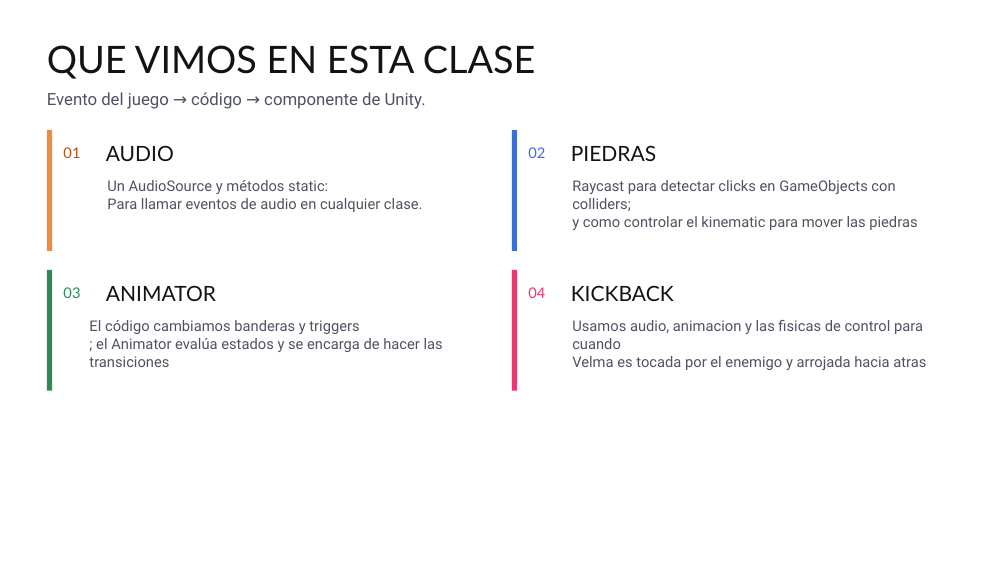
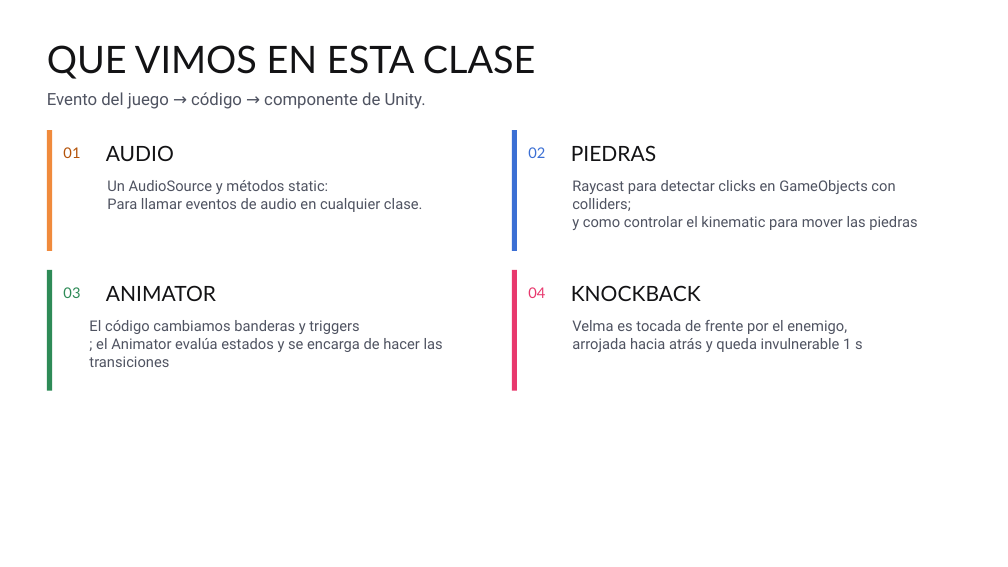
Before and after one commit to abala-tec/TC2005B, a slide deck: slide 25 of T8/T8.8.3-misc/T8.8.3-Miscelaneos.pptx. Drawn at 1008x567 pixels with LibreOffice and Linux fonts; fonts in the diff are those of the drawing; background and template pictures are left out. Boxes give left, top, right and bottom in pixels: in the first picture for what was removed or moved away, otherwise in the second. Text is boxed around its words. In the diff, an @@ line names an element or a change of style, - is before the commit and + after.

```diff
--- a/T8/T8.8.3-misc/T8.8.3-Miscelaneos.pptx
+++ b/T8/T8.8.3-misc/T8.8.3-Miscelaneos.pptx
@@ text at [571,285,701,301]: text changed @@
-KICKBACK
+KNOCKBACK
@@ text at [572,320,863,352]: text changed @@
-Usamos audio, animacion y las fisicas de control para cuando
-Velma es tocada por el enemigo y arrojada hacia atras
+Velma es tocada de frente por el enemigo,
+arrojada hacia atrás y queda invulnerable 1 s
```
Also in this commit, not shown: 9 other slides changed, 18 other files.
